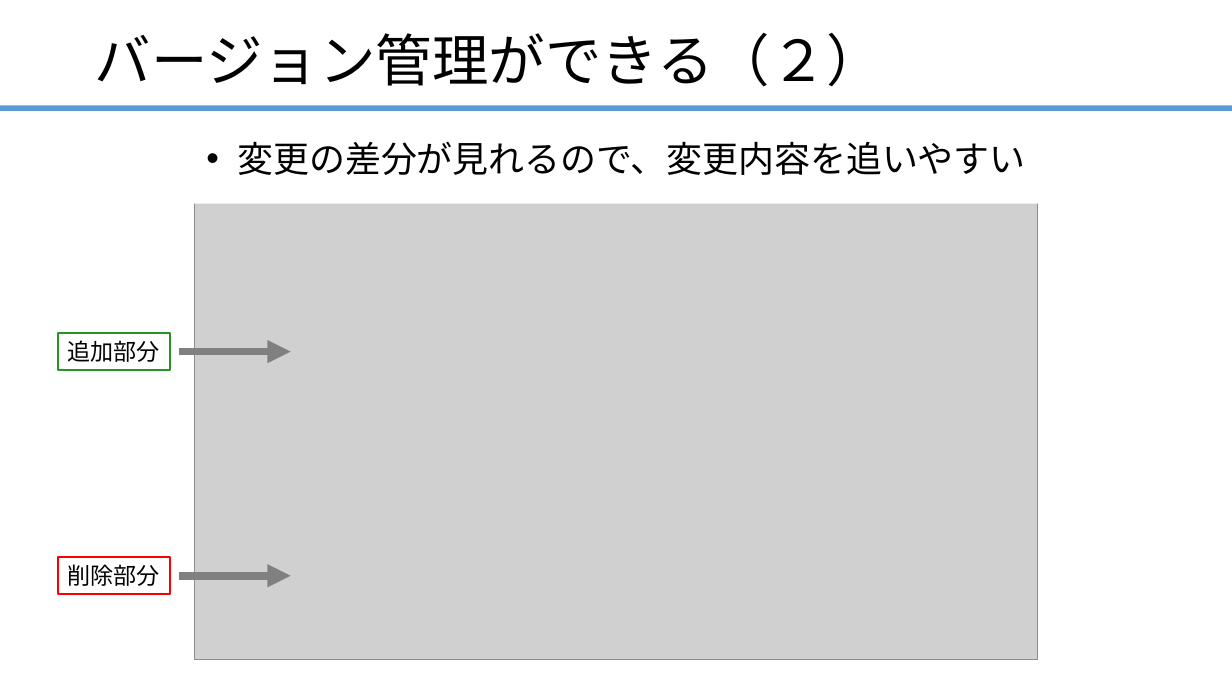
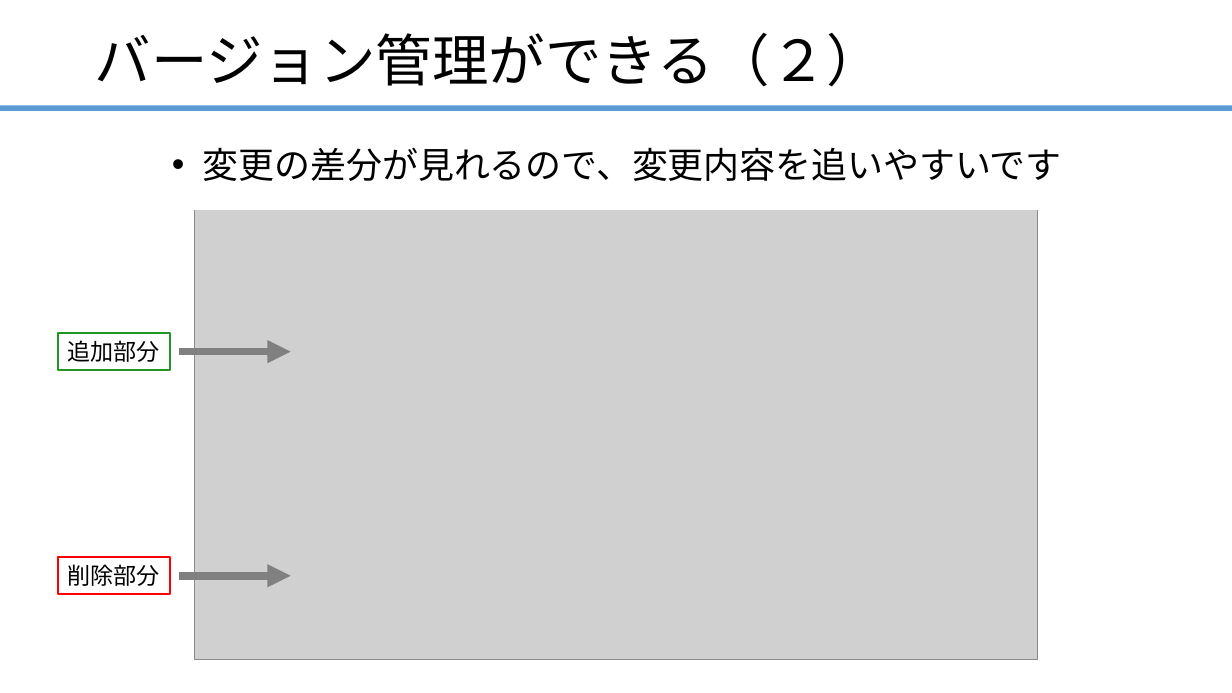
Before and after one commit to ainsAins/git4beginners, a slide deck: slide 7 of ハンズオン_Git入門.pptx. Drawn at 1232x693 pixels with LibreOffice and Linux fonts; fonts in the diff are those of the drawing; grey boxes stand for pictures. Boxes give left, top, right and bottom in pixels: in the first picture for what was removed or moved away, otherwise in the second. Text is boxed around its words. In the diff, an @@ line names an element or a change of style, - is before the commit and + after.

Commit message:
ファイルの内容を変更

```diff
--- a/ハンズオン_Git入門.pptx
+++ b/ハンズオン_Git入門.pptx
@@ text "変更の差分が見れるので、変更内容を追いやすいです": place and size @@
-text "変更の差分が見れるので、変更内容を追いやすいです" at box(169, 132, 1063, 204)
+text "変更の差分が見れるので、変更内容を追いやすいです" at box(152, 138, 1081, 210)
@@ text at box(203, 147, 1062, 181): text changed @@
-• 変更の差分が見れるので、変更内容を追いやすい
+• 変更の差分が見れるので、変更内容を追いやすいです
```
Also in this commit, not shown: 12 other slides changed, 3 slides added, 3 slides removed, 1 other file.
